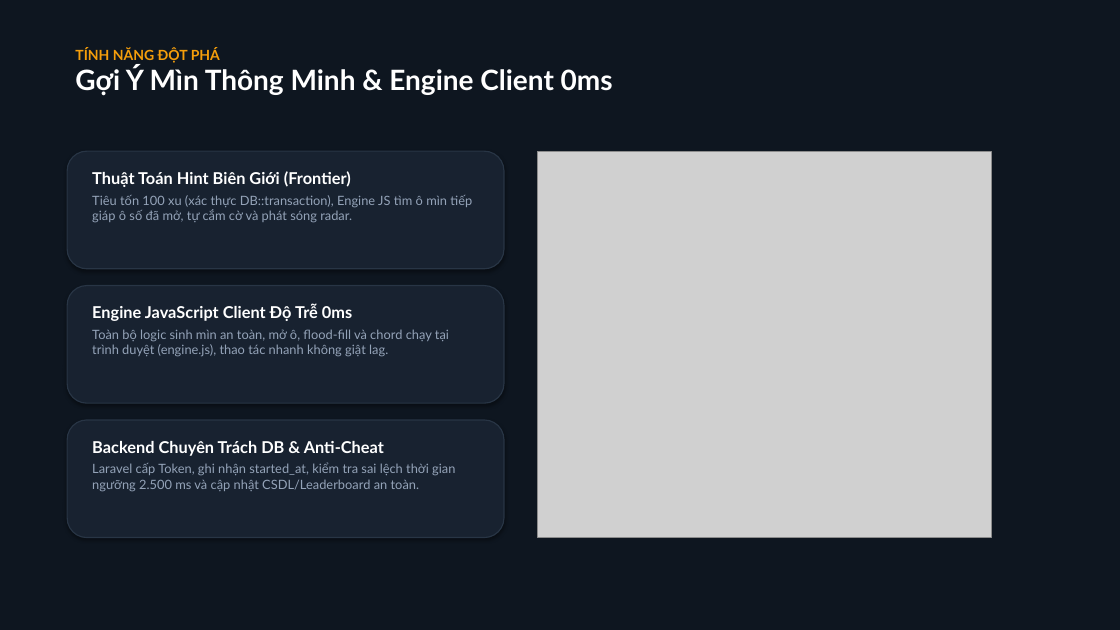
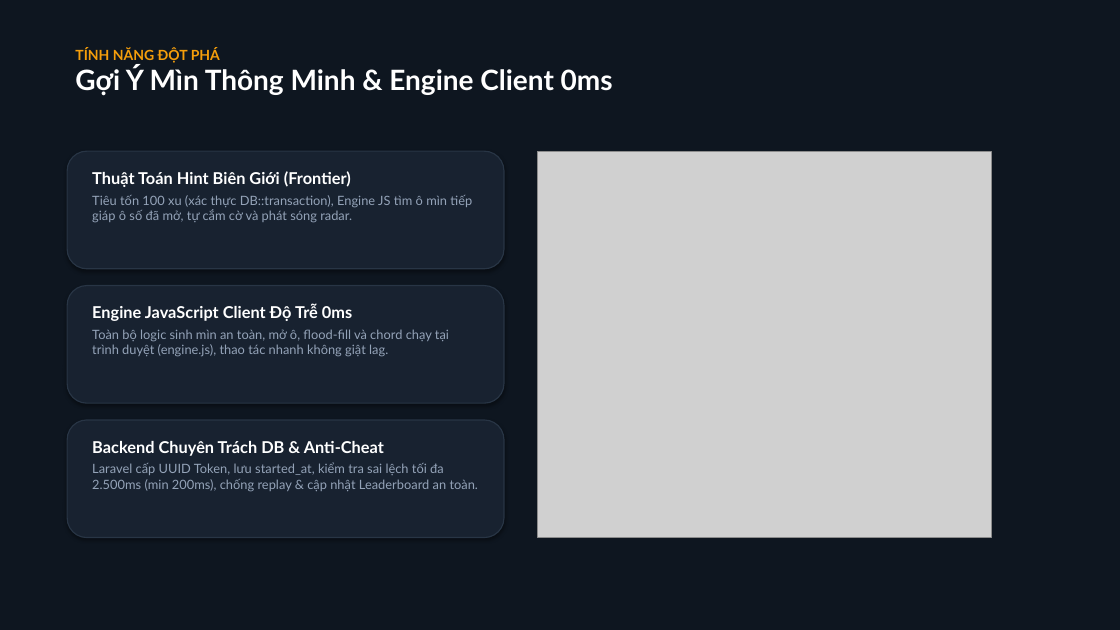
Before and after one commit to imaKea/prjMinesweeper, a slide deck: slide 4 of demo_minesweeper.pptx. Drawn at 1120x630 pixels with LibreOffice and Linux fonts; fonts in the diff are those of the drawing; grey boxes stand for pictures. Boxes give left, top, right and bottom in pixels: in the first picture for what was removed or moved away, otherwise in the second. Text is boxed around its words. In the diff, an @@ line names an element or a change of style, - is before the commit and + after.

```diff
--- a/demo_minesweeper.pptx
+++ b/demo_minesweeper.pptx
@@ text at (92, 462, 478, 492): text changed @@
-Laravel cấp Token, ghi nhận started_at, kiểm tra sai lệch thời gian ngưỡng 2.500 ms và cập nhật CSDL/Leaderboard an toàn.
+Laravel cấp UUID Token, lưu started_at, kiểm tra sai lệch tối đa 2.500ms (min 200ms), chống replay & cập nhật Leaderboard an toàn.
```
Also in this commit, not shown: 7 other slides changed, 1 other file.
